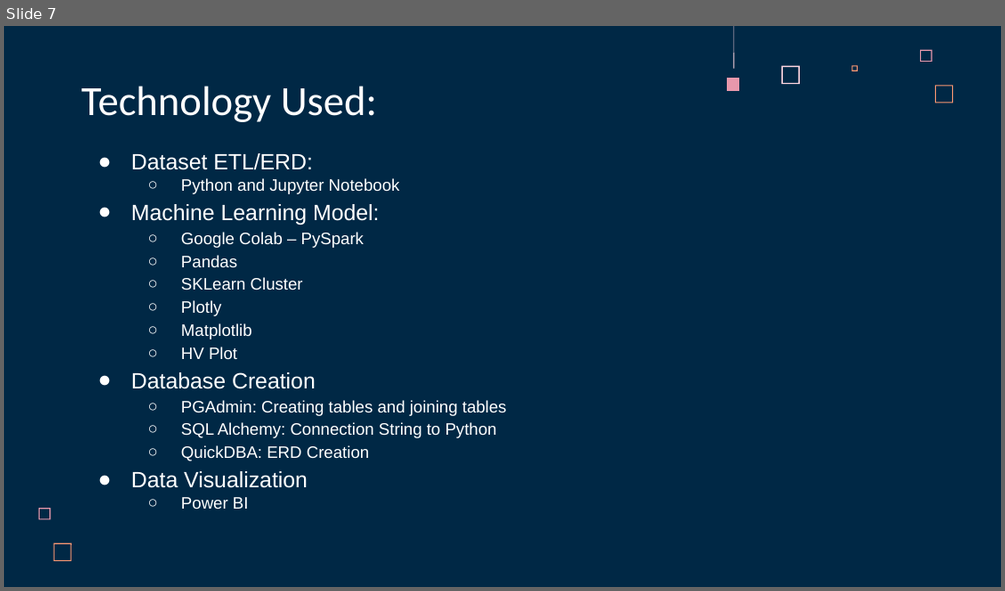
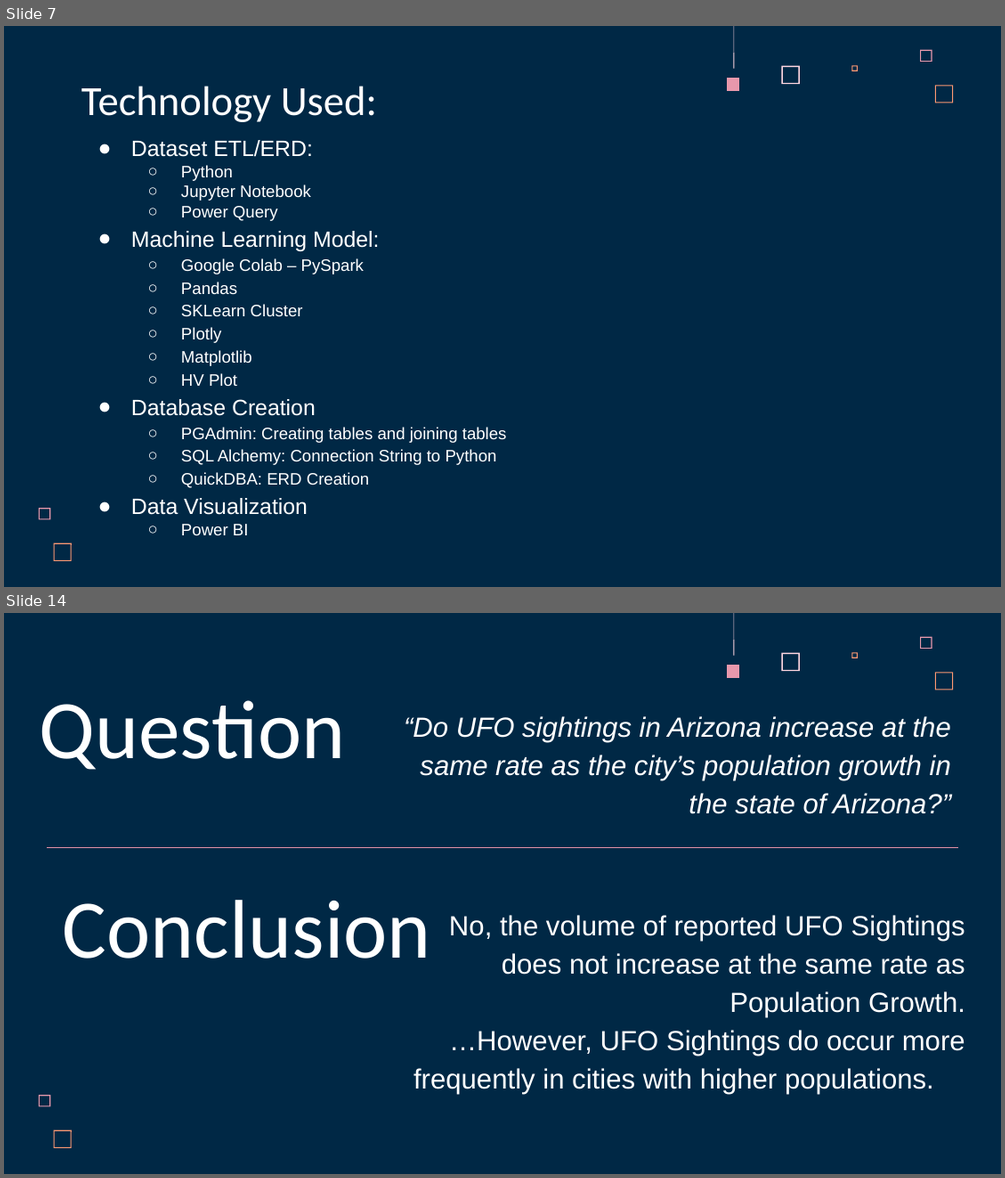
Before and after one commit to acegal1/Group1_Final_Project, a slide deck: _Group 1 Final Project Presentation - UFO Sightings in Arizona.pptx. Shown one above the other, each under a label of ours: slide 7 before the commit, slides 7 and 14 after it; the slides between them are not shown. The pictures are 1005x591 and 1005x1178 pixels, drawn with LibreOffice and Linux fonts; fonts in the diff are those of the drawing. Boxes give left, top, right and bottom in pixels: in the first picture for what was removed or moved away, otherwise in the second. Text is boxed around its words. In the diff, an @@ line names an element or a change of style, - is before the commit and + after.

```diff
--- a/_Group 1 Final Project Presentation - UFO Sightings in Arizona.pptx
+++ b/_Group 1 Final Project Presentation - UFO Sightings in Arizona.pptx
@@ slide 14 added at (4, 613, 1001, 1174), background #002845; not listed: 8 template elements that a slide beside it also shows @@
@@ text added at (40, 700, 346, 770), 60 pt, text #FFFFFF @@
+Question
@@ text added at (404, 716, 951, 814), 20 pt, text #FFFFFF, italic @@
+“Do UFO sightings in Arizona increase at the same rate as the city’s population growth in the state of Arizona?”
@@ line added from (47, 848) to (958, 848), #E593A7 0.75 pt @@
@@ title added at (63, 900, 431, 958), 60 pt, text #FFFFFF @@
+Conclusion
@@ text added at (413, 915, 965, 1094), 20 pt, text #FFFFFF @@
+No, the volume of reported UFO Sightings does not increase at the same rate as Population Growth.
+…However, UFO Sightings do occur more frequently in cities with higher populations.
@@ slide 7 changed as well @@
@@ text "Dataset ETL/ERD:": place and size @@
-text "Dataset ETL/ERD:" at (131, 153, 507, 509)
+text "Dataset ETL/ERD:" at (131, 140, 507, 536)
@@ text at (181, 165, 311, 221): text changed @@
-  ○ Python and Jupyter Notebook
+  ○ Python
+  ○ Jupyter Notebook
+  ○ Power Query
```
Also in this commit, not shown: 7 other slides changed, 6 other slides added, 5 slides removed.
